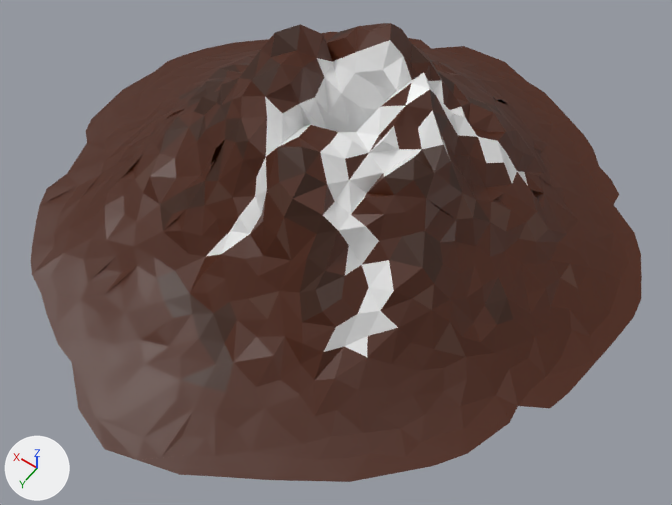
The FBX model Assets/3DModels/fbx/Volcan.fbx: old version first, new version second.
The view is the same before and after, from a 50 mm camera at (-1.22, 1.72, 2.48) aimed at (-0.16, 0.23, 0.15). Lighting does not change. The marker at lower left points along +X, +Y and +Z.

Objects in the first picture: 'Landscape'.
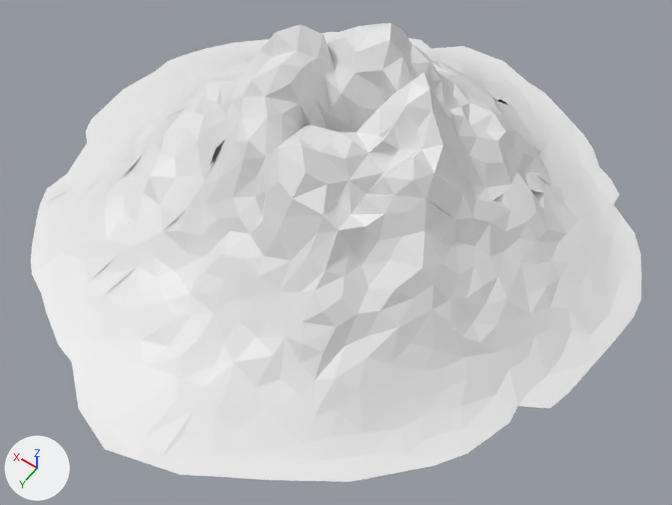
Scene script edits in JSON lines:
```json
{"block": "me_landscape", "where": "me_landscape.from_pydata(...)  # 817 vertices, 1636 faces; spans x -1.02..1.06, y -1.05..1.12, z 0.0..0.71"}
{"block": "me_landscape", "where": "# used by ob_landscape; location = (0.0, 0.0, 0.0)"}
{"op": "remove", "block": "me_landscape", "code": "me_landscape.materials.append(mat_material_002)  # white #e7e7e7"}
{"op": "remove", "block": "me_landscape", "code": "me_landscape.materials.append(mat_material_003)  # white #e7e7e7"}
{"block": "me_landscape", "change": "me_landscape part 1: all 1315 faces that had it switch from mat_material_001 (brown #491c00) to no material"}
{"block": "me_landscape", "change": "me_landscape part 2: all 154 faces that had it switch from mat_material_004 (brown #381700) to no material"}
{"block": "me_landscape", "change": "me_landscape part 3: all 25 faces that had it switch from mat_material_005 (brown #533224) to no material"}
```

Boxes (x1, y1, x2, y2) around the edits, measured in the pictures (672 x 505 px):
```json
{"part": 1, "of": "me_landscape", "change": "recoloured", "before": [31, 23, 642, 482], "after": [31, 23, 642, 482], "on screen": "brown to white"}
{"part": 2, "of": "me_landscape", "change": "recoloured", "before": [157, 25, 513, 392], "after": [157, 25, 513, 392], "on screen": "brown to white"}
{"part": 3, "of": "me_landscape", "change": "recoloured", "before": [135, 154, 577, 357], "after": [135, 154, 577, 357], "on screen": "brown to white"}
```
